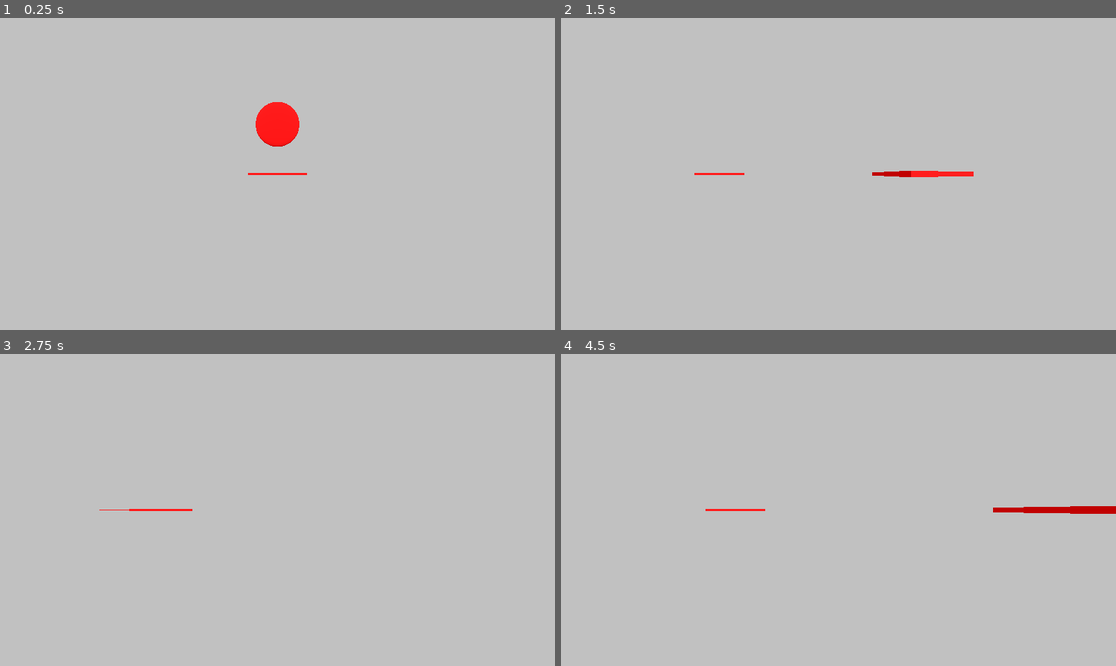
Above: before the commit, frames 1-4 (two rows, left to right).
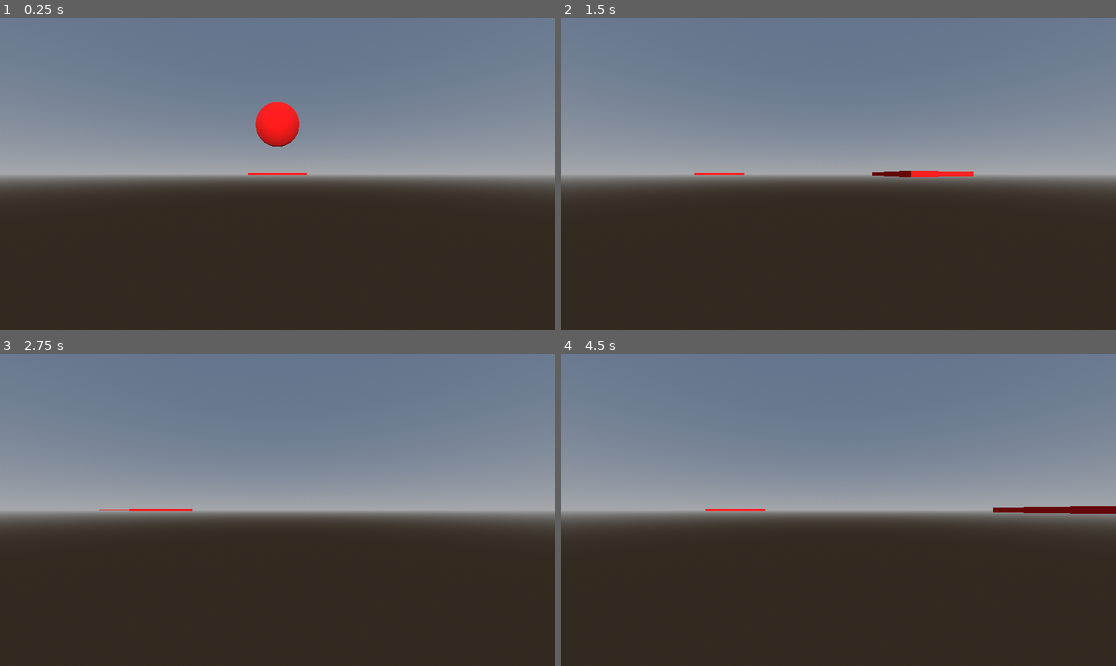
Above: after the commit, the same moments.

Repository: PaulErpen/terraineditor
Game: Godot game, scene res://scenes/cell_manager/cell_manager.tscn
Two runs of this game, one before a commit and one after it. Both use one fixed random seed, a clock stepped at 60 frames per second and the inputs below.
Inputs (mouse positions are in pixels of both pictures, inside the frame that each line leads up to):
- Up to frame 1 (0.25 s): no input
- Up to frame 2 (1.5 s): tap Enter at 0.5 s; move the mouse to (960, 158) at 0.52 s; hold D (right) 0.53-1.28 s; click (960, 158) at 0.67 s; move the mouse to (727, 189) at 1.27 s; hold S (backward) from 1.28 s (still down)
- Up to frame 3 (2.75 s): move the mouse to (333, 441) at 2.02 s; release S (backward) at 2.03 s; hold D (right) from 2.03 s (still down)
- Up to frame 4 (4.5 s): move the mouse to (810, 572) at 2.77 s; release D (right) at 2.78 s; hold W (forward) 2.78-3.53 s; click (810, 572) at 2.92 s; move the mouse to (1005, 556) at 3.52 s; hold A (left) from 3.53 s (still down); move the mouse to (672, 463) at 4.27 s

The runs differ from the first frame. In frame 1, 99% of the frame differs, in the area x 0-100%, y 0-100%; in frame 2, 100%; in frame 3, 100%; in frame 4, 100%.

Commit message:
Experiment with circular bush

Diff:
--- a/scenes/cell_manager/cell_manager.gd
+++ b/scenes/cell_manager/cell_manager.gd
@@ -1,10 +1,9 @@
 extends Node3D
 
-@export var brush_radius: float = 1.0
+@export var brush_radius: float = 3.0
 
 var handle_scene = preload("res://scenes/create_new_handle/create_new_handle.tscn")
 var cell_scene = preload("res://scenes/cell/cell.tscn")
-var brush_size: float = 0.06
 
 @onready var cells = {0: {0: $Cell}}
 @onready var bursh_cursor = $BrushCursor
@@ -127,7 +126,9 @@
 			if x < 0 or x >= displacement_image_bounds.x or y < 0 or y >= displacement_image_bounds.y:
 				continue
 			var current_height: float = displacement_image.get_pixelv(Vector2i(x, y)).r
-			displacement_image.set_pixelv(Vector2i(x, y), Color(current_height + height, current_height + height, current_height + height))
+			var influence: float = max(0.01, 1.0 - (Vector2(x, y).distance_to(brush_position) / brush_radius))
+			var new_height: float = current_height + height * influence
+			displacement_image.set_pixelv(Vector2i(x, y), Color(new_height, new_height, new_height))
 
 	var new_texture = ImageTexture.create_from_image(displacement_image)
 	current_cell.material_override.set("shader_parameter/displacement_texture", new_texture)
--- a/scenes/cell_manager/cell_manager.tscn
+++ b/scenes/cell_manager/cell_manager.tscn
@@ -32,9 +32,16 @@
 subdivide_width = 16
 subdivide_depth = 16
 
+[sub_resource type="ProceduralSkyMaterial" id="ProceduralSkyMaterial_s4a3r"]
+
+[sub_resource type="Sky" id="Sky_4iukk"]
+sky_material = SubResource("ProceduralSkyMaterial_s4a3r")
+
 [sub_resource type="Environment" id="Environment_c1k0s"]
-background_mode = 1
+background_mode = 2
 background_color = Color(0.758192, 0.758192, 0.758192, 1)
+sky = SubResource("Sky_4iukk")
+ambient_light_source = 3
 ambient_light_color = Color(1, 1, 1, 1)
 
 [node name="CellManager" type="Node3D"]
Not shown: 1 places in scenes/cell_manager/cell_manager.tscn that only renumber resources
